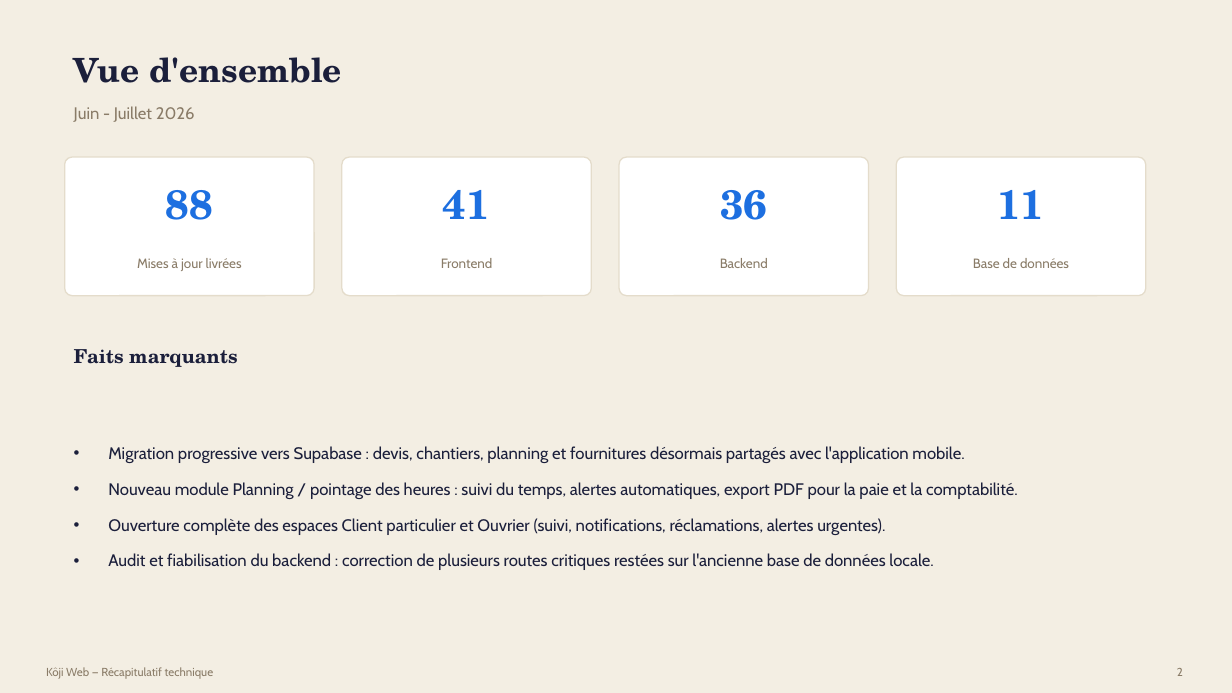
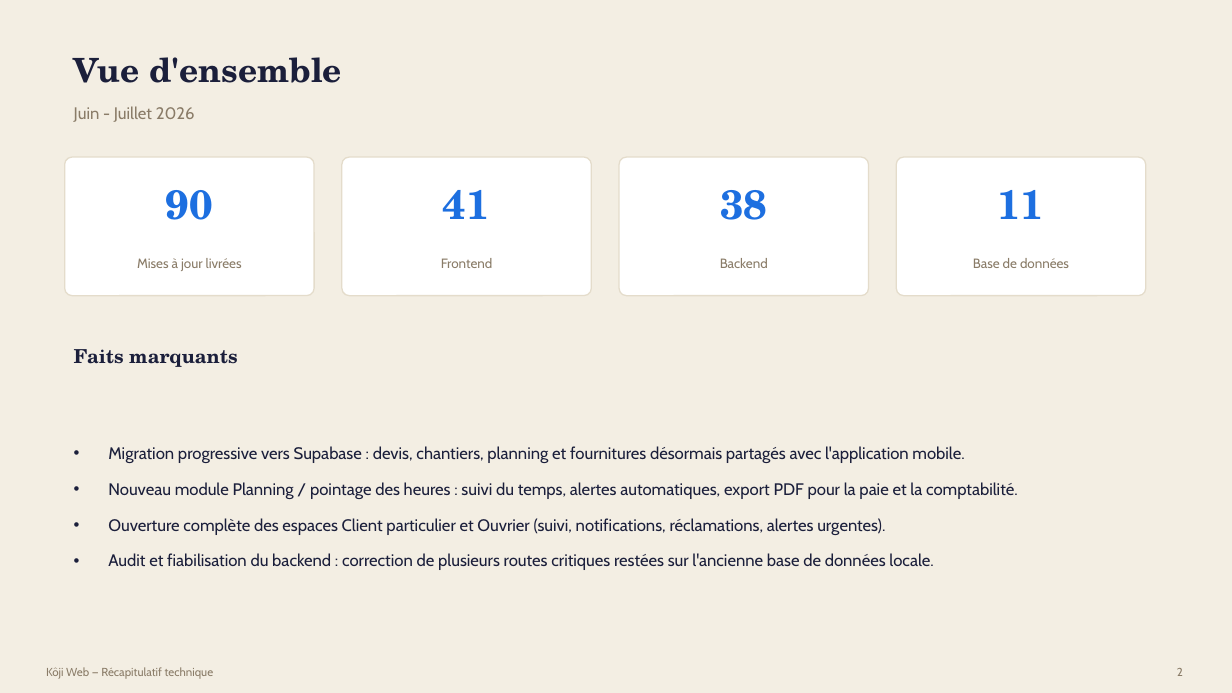
Before and after one commit to bouhouchimira-prog/web-app-Koji, a slide deck: slide 2 of docs/manager-recap/Recap-Koji-Manager.pptx. Drawn at 1232x693 pixels with LibreOffice and Linux fonts; fonts in the diff are those of the drawing. Boxes give left, top, right and bottom in pixels: in the first picture for what was removed or moved away, otherwise in the second. Text is boxed around its words. In the diff, an @@ line names an element or a change of style, - is before the commit and + after.

```diff
--- a/docs/manager-recap/Recap-Koji-Manager.pptx
+++ b/docs/manager-recap/Recap-Koji-Manager.pptx
@@ text at (x1=166, y1=190, x2=213, y2=220): text changed @@
-88
+90
@@ text at (x1=720, y1=190, x2=767, y2=220): text changed @@
-36
+38
```
Also in this commit, not shown: 10 other slides changed, 1 slide added, 27 other files.
